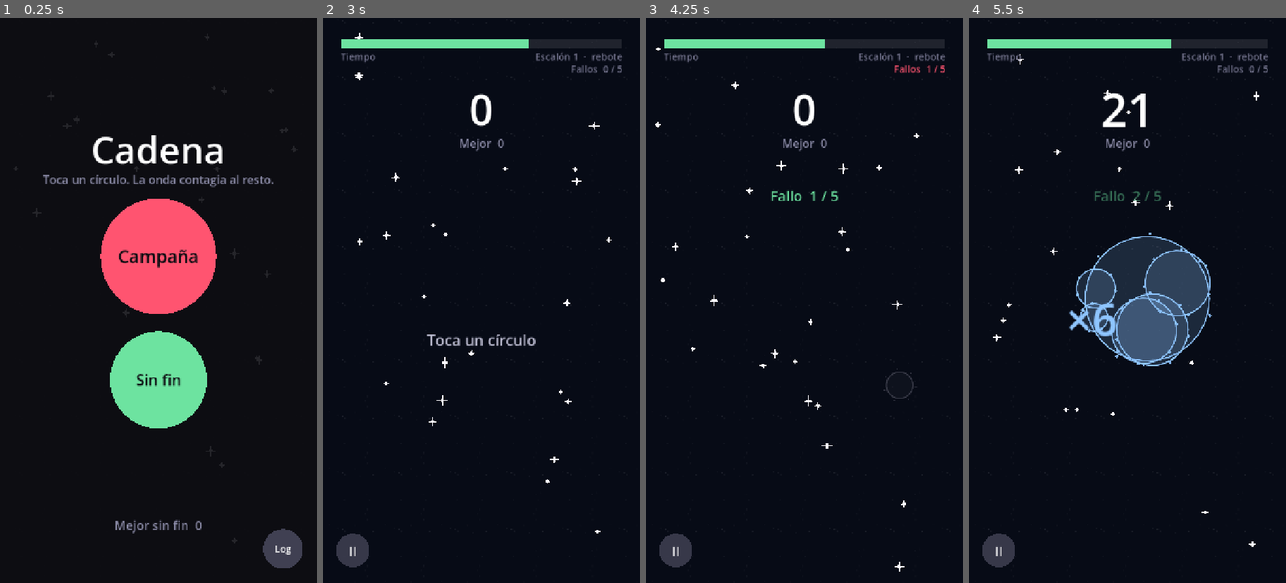
Above: before the commit, frames 1-4 (left to right).
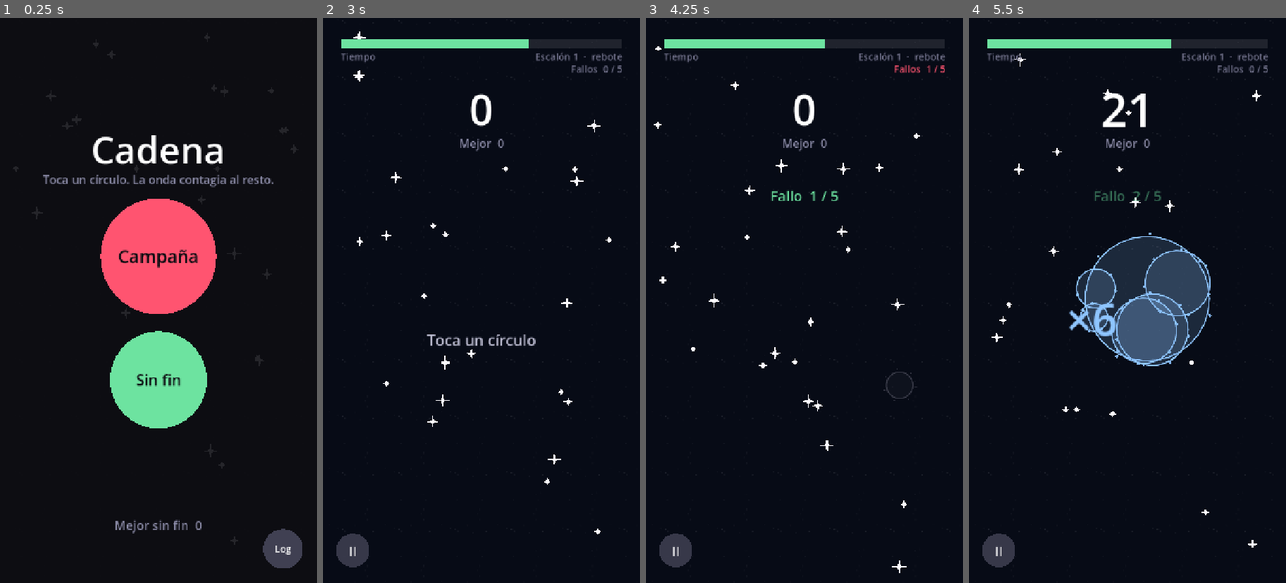
Above: after the commit, the same moments.

Repository: DanyDanny7/yesca
Game: Godot game, scene res://main.tscn
The game is run twice, just before and just after one commit, with the same random seed, the same clock (stepped at 60 frames per second) and the same inputs. Sound files missing from this copy of the repository are replaced by a short silence.
Inputs (mouse positions are in pixels of both pictures, inside the frame that each line leads up to):
- Up to frame 1 (0.25 s): no input
- Up to frame 2 (3 s): move the mouse to (551, 272) at 0.52 s; click (551, 272) at 0.67 s; move the mouse to (418, 328) at 1.27 s; click (418, 328) at 1.42 s; move the mouse to (513, 176) at 2.02 s; click (513, 176) at 2.17 s; move the mouse to (465, 413) at 2.77 s; click (465, 413) at 2.92 s
- Up to frame 3 (4.25 s): move the mouse to (899, 385) at 3.52 s; click (899, 385) at 3.67 s
- Up to frame 4 (5.5 s): move the mouse to (1032, 215) at 4.27 s; click (1032, 215) at 4.42 s; move the mouse to (1143, 300) at 5.02 s; click (1143, 300) at 5.17 s

The runs differ from the first frame. In frame 2, 0.1% of the frame differs, in the area x 9-91%, y 2-92%; in frame 3, 0.1%, in the area x 2-87%, y 5-99%; in frame 4, 0.1%.

Commit message:
Los targets se ven un 25% más grandes, sin tocar el juego
Escala visual aplicada SOLO al dibujar. El primer intento subió el radio de la
paleta, y ese radio gobierna los contagios: agrandarlo cambiaba el balance
entero por un motivo puramente estético.

Ahora hay dos números separados. El de lógica se queda como estaba, entre 8 y 11
px según el bioma, y es el que decide qué alcanza una onda. El de dibujo es ese
por 1.25, y no hace nada más que verse.

El radio de toque nunca estuvo en juego: es tap_tolerance, fijo en 30 px e
independiente del tamaño del target desde que se pasó a tocar círculos.

Medido antes de separarlos, el efecto del radio sobre la cadena estaba dentro
del ruido: media de 10.2 contra 10.1 eslabones. Aun así, un cambio de diseño no
tiene por qué tocar el balance ni dentro del ruido.

Co-Authored-By: Claude Opus 5 (1M context) <noreply@anthropic.com>

Diff:
--- a/scripts/dot.gd
+++ b/scripts/dot.gd
@@ -65,6 +65,8 @@
 ## primer frame, con su radio completo. Un círculo que parece más pequeño de lo
 ## que se puede tocar es generoso; al revés sería una trampa.
 var _entrada: float = 1.0
+## Cuánto más grandes se ven los targets de lo que miden para el juego.
+const ESCALA_VISUAL := 1.25
 const ENTRADA_DUR := 0.55
 const ENTRADA_MIN := 0.28
 
@@ -85,7 +87,13 @@
 func _draw() -> void:
 	# Ojo: _draw() dibuja en espacio LOCAL y lo que cambia es la transform del
 	# nodo, así que solo hace falta queue_redraw() mientras el círculo crece.
-	var r := radius * lerpf(ENTRADA_MIN, 1.0, _entrada)
+	# El radio de DIBUJO no es el de lógica.
+	#
+	# `radius` gobierna los contagios, así que agrandarlo cambiaría el balance
+	# del juego entero por un motivo puramente estético. La escala se aplica
+	# solo aquí: los targets se ven un 25% más grandes y no encadenan ni un
+	# píxel más lejos. El radio de toque es aparte y tampoco se toca.
+	var r := radius * ESCALA_VISUAL * lerpf(ENTRADA_MIN, 1.0, _entrada)
 	match forma:
 		Forma.COPO: _copo(r)
 		Forma.ABEJA: _abeja(r)
